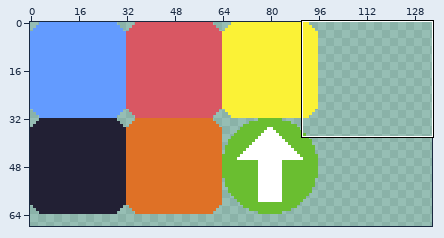
One commit to this pixel-art file: tiles.ase. Above, an overview of the earlier version with the close-up marked.
Close-up. The starting point:
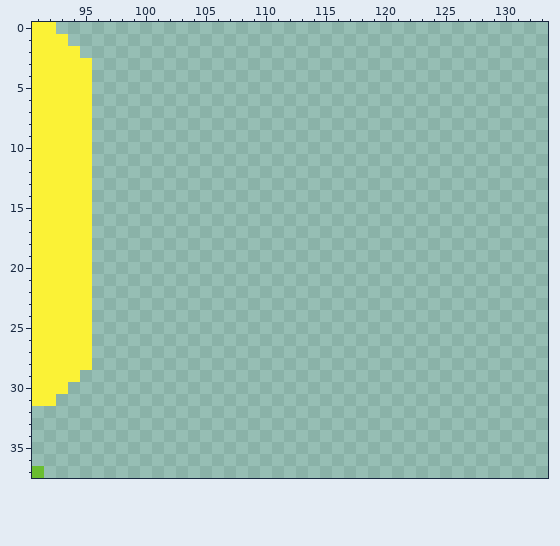
256x256 pixels, 1 frame. Shown: x 91..133, y 0..37. The wide view leaves out empty margins.
After the commit:
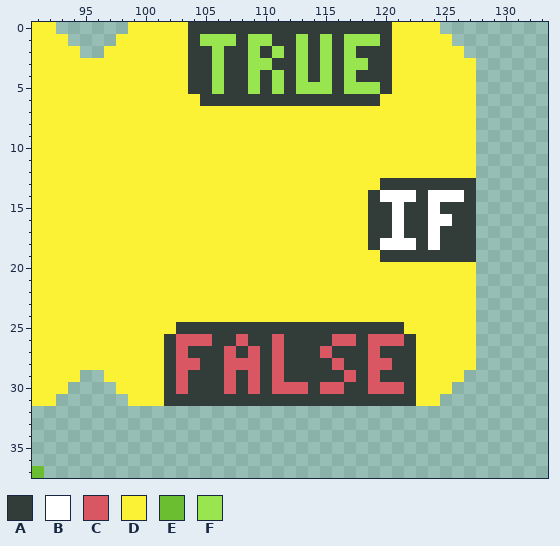
Palette (. is transparent): A #323c39  B #ffffff  C #d95763  D #fbf236  E #6abe30  F #99e550
The edit:
y 0: x 99..124 .......................... -> DDDDDAAAAAAAAAAAAAAAAADDDD
y 1: x 98..125 ............................ -> DDDDDDAFFFAFFAAFAFAFFFADDDDD
y 2: x 97..126 .............................. -> DDDDDDDAAFAAFAFAFAFAFAAADDDDDD
y 3: x 96..127 ................................ -> DDDDDDDDAAFAAFFAAFAFAFFAADDDDDDD
y 4: x 96..127 ................................ -> DDDDDDDDAAFAAFAFAFAFAFAAADDDDDDD
y 5: x 96..127 ................................ -> DDDDDDDDAAFAAFAFAFFFAFFFADDDDDDD
y 6: x 96..127 ................................ -> DDDDDDDDDAAAAAAAAAAAAAAADDDDDDDD
y 7..12: x 96..127 ................................ -> DDDDDDDDDDDDDDDDDDDDDDDDDDDDDDDD
y 13: x 96..127 ................................ -> DDDDDDDDDDDDDDDDDDDDDDDDAAAAAAAA
y 14: x 96..127 ................................ -> DDDDDDDDDDDDDDDDDDDDDDDABBBABBBA
y 15: x 96..127 ................................ -> DDDDDDDDDDDDDDDDDDDDDDDAABAABAAA
y 16: x 96..127 ................................ -> DDDDDDDDDDDDDDDDDDDDDDDAABAABBAA
y 17: x 96..127 ................................ -> DDDDDDDDDDDDDDDDDDDDDDDAABAABAAA
y 18: x 96..127 ................................ -> DDDDDDDDDDDDDDDDDDDDDDDABBBABAAA
y 19: x 96..127 ................................ -> DDDDDDDDDDDDDDDDDDDDDDDDAAAAAAAA
y 20..24: x 96..127 ................................ -> DDDDDDDDDDDDDDDDDDDDDDDDDDDDDDDD
y 25: x 96..127 ................................ -> DDDDDDDAAAAAAAAAAAAAAAAAAADDDDDD
y 26: x 96..127 ................................ -> DDDDDDACCCAACAACAAAACCACCCADDDDD
y 27: x 96..127 ................................ -> DDDDDDACAAACACACAAACAAACAAADDDDD
y 28: x 96..127 ................................ -> DDDDDDACCAACCCACAAAACAACCAADDDDD
y 29: x 97..126 .............................. -> DDDDDACAAACACACAAAAACACAAADDDD
y 30: x 98..125 ............................ -> DDDDACAAACACACCCACCAACCCADDD
y 31: x 99..124 .......................... -> DDDAAAAAAAAAAAAAAAAAAAAADD
Where, in picture pixels (left, top, right, bottom), the same in both close-ups:
added: (92, 22, 476, 406)
